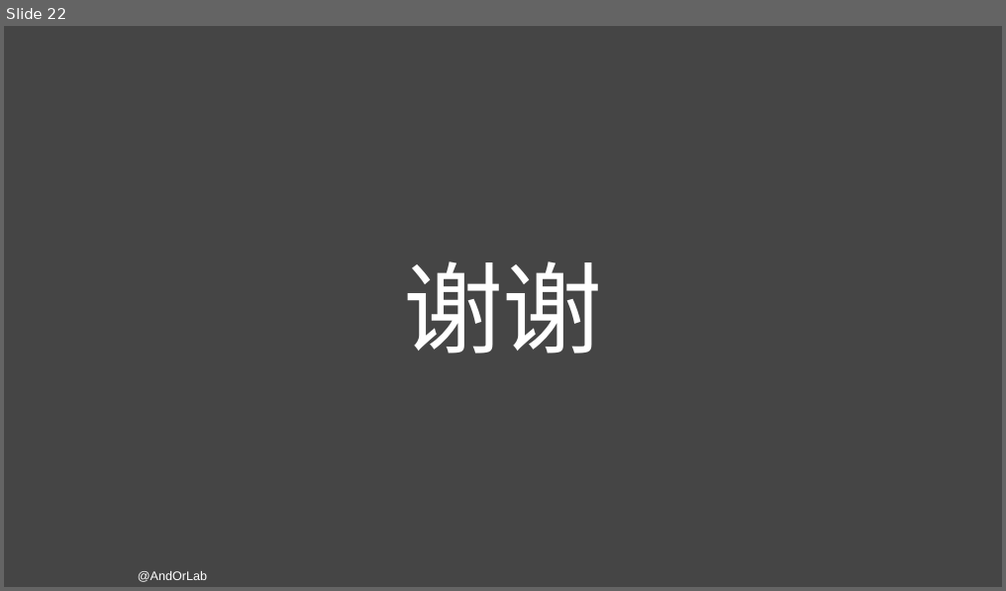
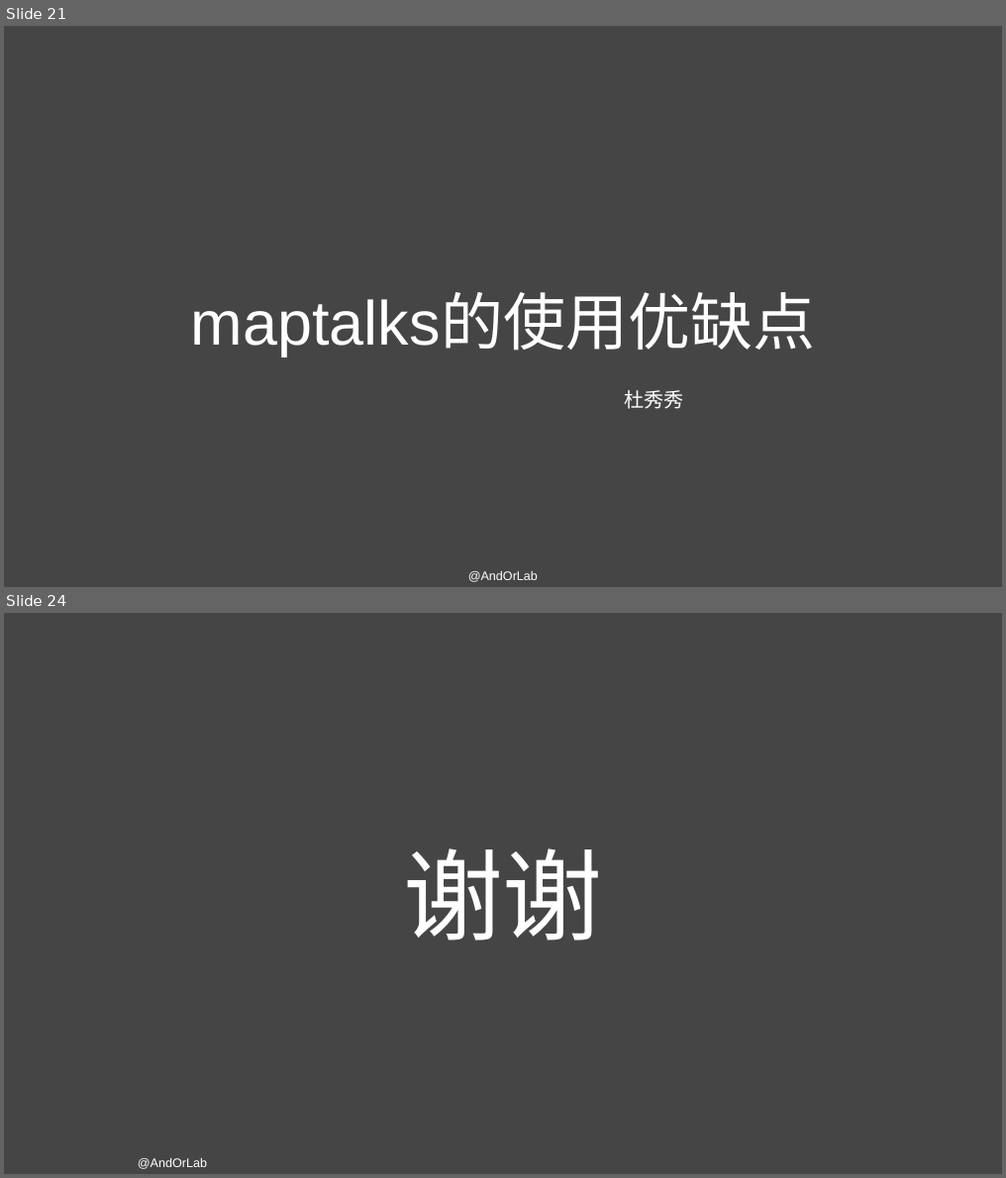
Before and after one commit to AndorLab/TodoList, a slide deck: contents/2018-11-14-杜秀秀/maptalks使用基础.pptx. Shown one above the other, each under a label of ours: slide 22 before the commit, slides 21 and 24 after it; the slides between them are not shown. The pictures are 1006x591 and 1006x1178 pixels, drawn with LibreOffice and Linux fonts; fonts in the diff are those of the drawing. Boxes give left, top, right and bottom in pixels: in the first picture for what was removed or moved away, otherwise in the second. Text is boxed around its words. In the diff, an @@ line names an element or a change of style, - is before the commit and + after.

Commit message:
maptlks使用基础PPT v2.0

```diff
--- a/contents/2018-11-14-杜秀秀/maptalks使用基础.pptx
+++ b/contents/2018-11-14-杜秀秀/maptalks使用基础.pptx
@@ slide 21 added at bbox=[4, 26, 1002, 587], background #454545 @@
@@ title added at bbox=[191, 296, 815, 357], 60 pt, text #FFFFFF @@
+maptalks的使用优缺点
@@ subtitle added at bbox=[625, 390, 684, 409], 19.2 pt, text #FFFFFF @@
+杜秀秀
@@ text added at bbox=[468, 571, 538, 582], 12 pt, text #FFFFFF @@
+@AndOrLab
@@ what was slide 22 is now slide 24 @@
```
Also in this commit, not shown: 17 slides changed, 4 other slides added, 3 slides removed.
